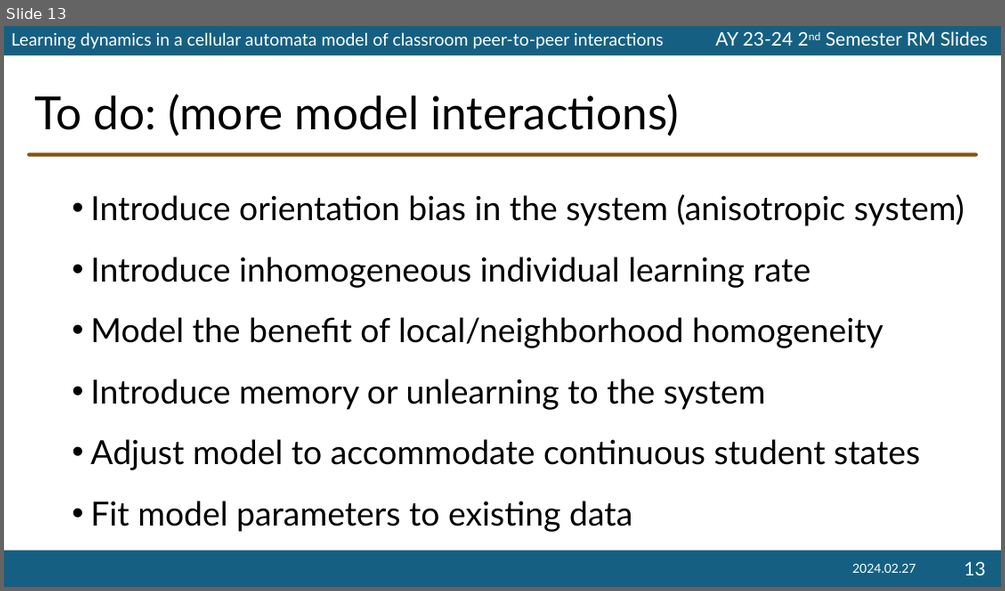
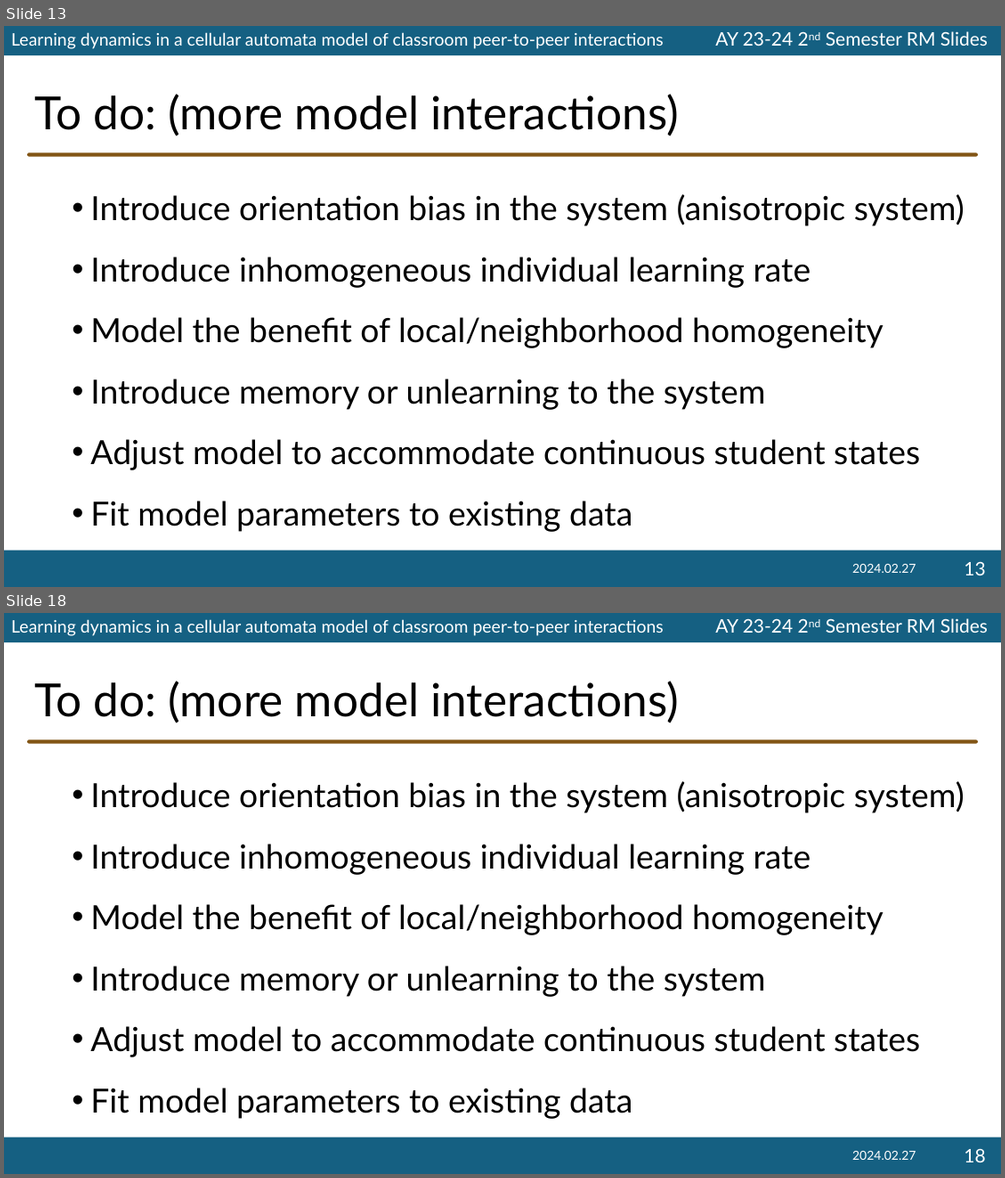
Before and after one commit to ioakimsy/BS-Thesis, a slide deck: documents/AY 23-24 2nd Sem RM Slides.pptx. Shown one above the other, each under a label of ours: slide 13 before the commit, slides 13 and 18 after it; the slides between them are not shown. The pictures are 1005x591 and 1005x1178 pixels, drawn with LibreOffice and Linux fonts; fonts in the diff are those of the drawing; background and template pictures are left out. Boxes give left, top, right and bottom in pixels: in the first picture for what was removed or moved away, otherwise in the second. Text is boxed around its words. In the diff, an @@ line names an element or a change of style, - is before the commit and + after.

```diff
--- a/documents/AY 23-24 2nd Sem RM Slides.pptx
+++ b/documents/AY 23-24 2nd Sem RM Slides.pptx
@@ slide 18 added at (4, 613, 1001, 1174), background #FFFFFF; not listed: 5 template elements that a slide beside it also shows @@
@@ title added at (34, 681, 678, 723), 44 pt, text #000000 @@
+To do: (more model interactions)
@@ text added at (90, 781, 964, 1119), 32 pt, text #000000 @@
+  • Introduce orientation bias in the system (anisotropic system)
+  • Introduce inhomogeneous individual learning rate
+  • Model the benefit of local/neighborhood homogeneity
+  • Introduce memory or unlearning to the system
+  • Adjust model to accommodate continuous student states
+  • Fit model parameters to existing data
@@ text added at (852, 1151, 915, 1159), 12 pt, text #FFFFFF @@
+2024.02.27
@@ page number added at (963, 1148, 985, 1162), 18 pt, text #FFFFFF @@
+18
```
Also in this commit, not shown: 4 other slides added.
